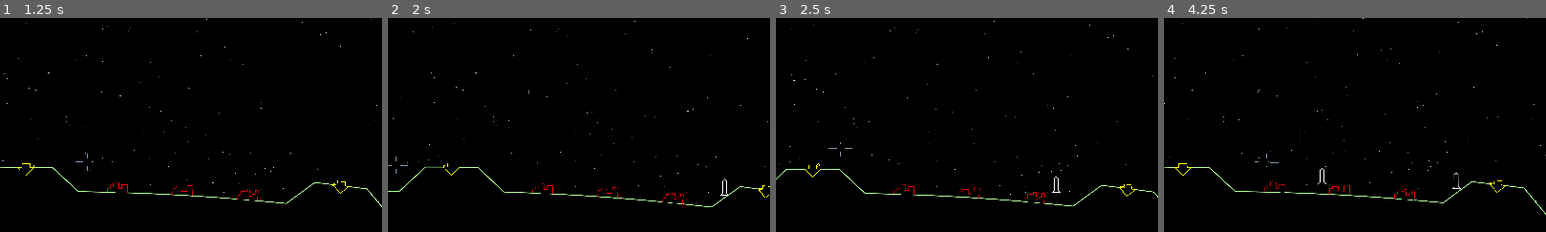
Above: before the commit, frames 1-4 (left to right).
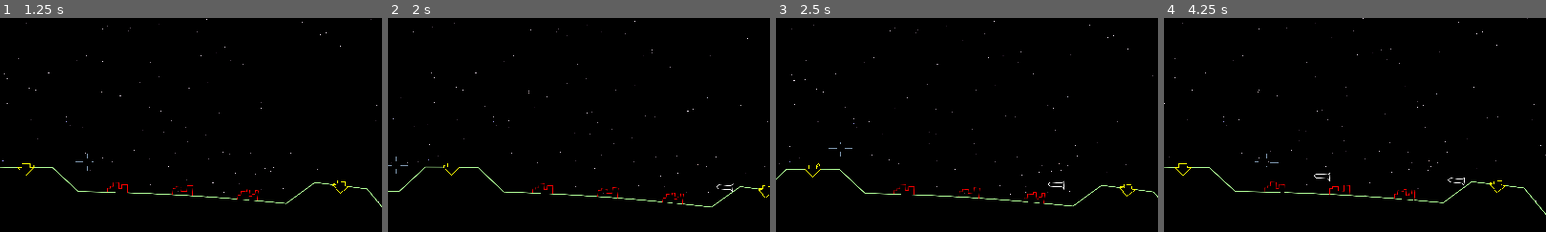
Above: after the commit, the same moments.

Repository: tartley/missile-commander
Game: Godot game, scene res://src/main/main.tscn
Two runs of this game, one before a commit and one after it. Both use one fixed random seed, a clock stepped at 60 frames per second and the inputs below.
Inputs (mouse positions are % of the whole screen's width and height, from its top left):
- Up to frame 1 (1.25 s): tap Enter at 0.5 s; move the mouse to (55, 50) at 0.52 s
- Up to frame 2 (2 s): tap Space at 1.25 s; move the mouse to (45, 51) at 1.27 s; hold A from 1.28 s (still down)
- Up to frame 3 (2.5 s): move the mouse to (52, 48) at 2.02 s; release A at 2.03 s
- Up to frame 4 (4.25 s): tap Enter at 2.75 s; move the mouse to (49, 52) at 2.77 s; move the mouse to (57, 51) at 3.52 s; hold A from 3.53 s (still down)
The pictures show only the part of the screen within x 44-94%, y 50-100%; the shares and areas given below are measured in that part.

Frame 1 is identical in both runs. In frame 2, less than 0.1% of the frame differs, in the area x 86-91%, y 75-84%; in frame 3, less than 0.1%; in frame 4, 0.2%, in the area x 39-79%, y 70-80%.

Commit message:
Missiles face the right way

Diff:
--- a/src/main/main.gd
+++ b/src/main/main.gd
@@ -48,6 +48,4 @@
     $World/Sky.ground = $World/Ground
     # Also $Mouse needs to know $Ground,
     # But we do that as a global name because I'm too lazy to figure out the dependencies
-
-
     begin_level()
--- a/src/shot/shot.gd
+++ b/src/shot/shot.gd
@@ -22,6 +22,7 @@
     self.position = start
     self.destination = dest
     self.velocity = Vector2.from_angle((dest - self.position).angle()) * speed
+    self.rotation = (dest - start).angle() - PI / 2
 
 func _process(delta: float) -> void:
     self.position += velocity * delta
